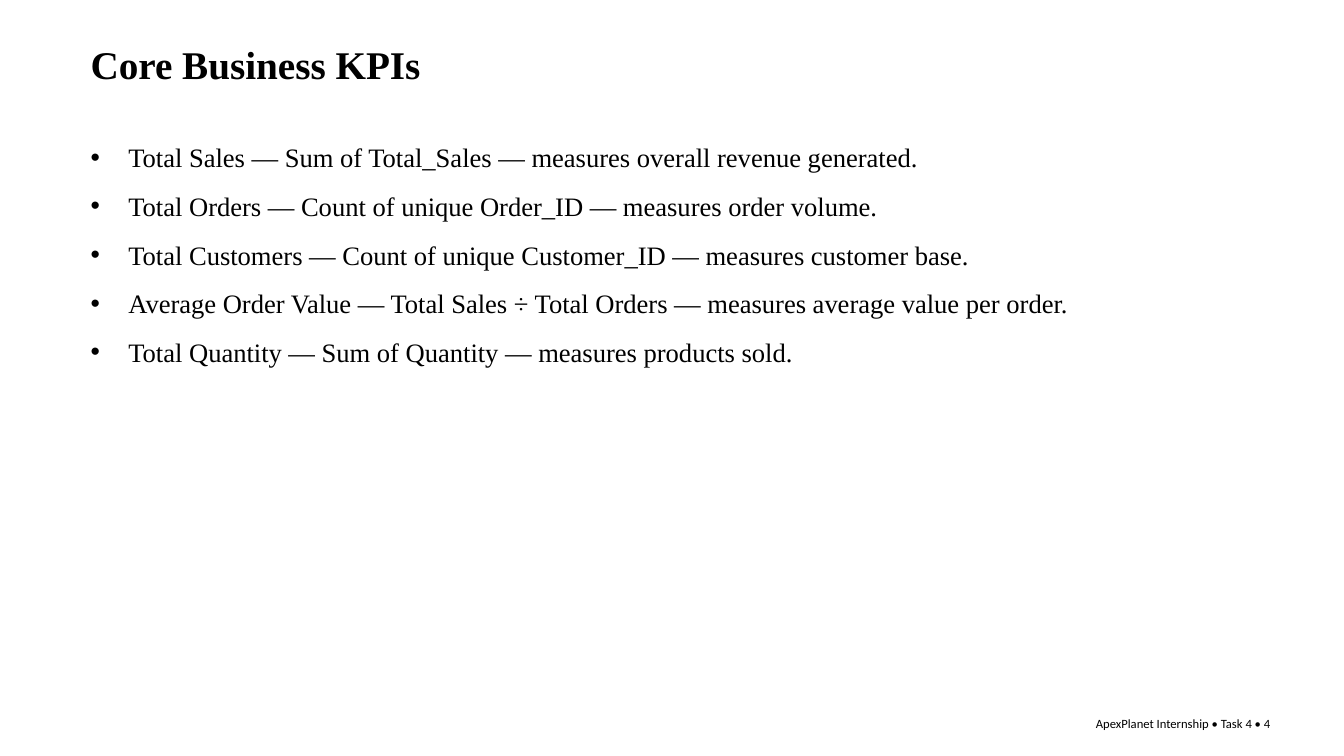
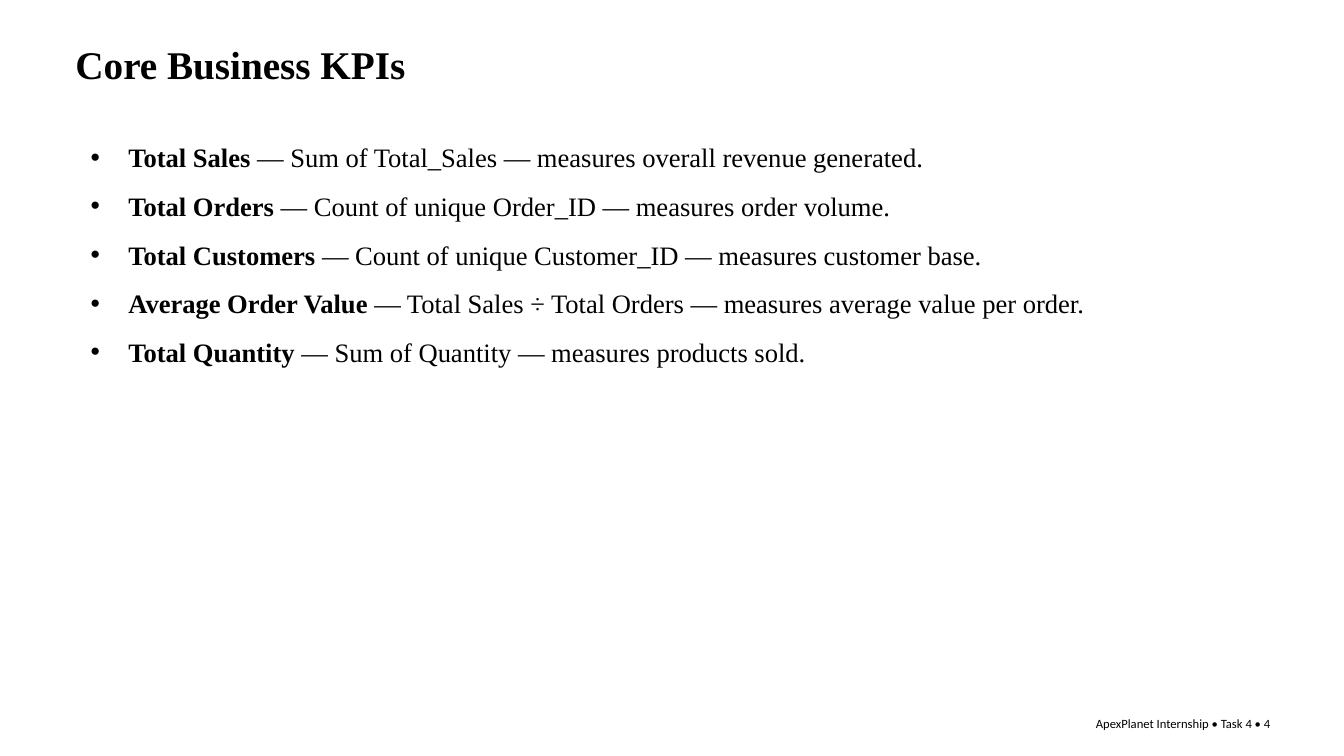
Before and after one commit to Supriya-2604/SupriyaEnjam-DataAnalyst-Internship-Portfolio, a slide deck: slide 4 of presentation/Final_Presentation.pptx. Drawn at 1344x756 pixels with LibreOffice and Linux fonts; fonts in the diff are those of the drawing. Boxes give left, top, right and bottom in pixels: in the first picture for what was removed or moved away, otherwise in the second. Text is boxed around its words. In the diff, an @@ line names an element or a change of style, - is before the commit and + after.

```diff
--- a/presentation/Final_Presentation.pptx
+++ b/presentation/Final_Presentation.pptx
@@ text "Core Business KPIs": place and size @@
-text "Core Business KPIs" at (91, 52, 421, 80)
+text "Core Business KPIs" at (75, 52, 405, 80)
@@ text "Total Sales — Sum of ..." at (128, 148, 1084, 368): bold on in "Total Sales", "Total Orders", "Total Customers", "Average Order Value" and 1 more places @@
```
Also in this commit, not shown: 11 other slides changed.
